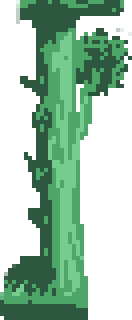
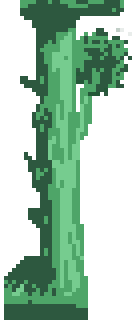
Layered file, before and after one edit (132 × 320). Changes by layer:
painted on "Слой 1" over [left=0, top=0, right=24, bottom=316]
